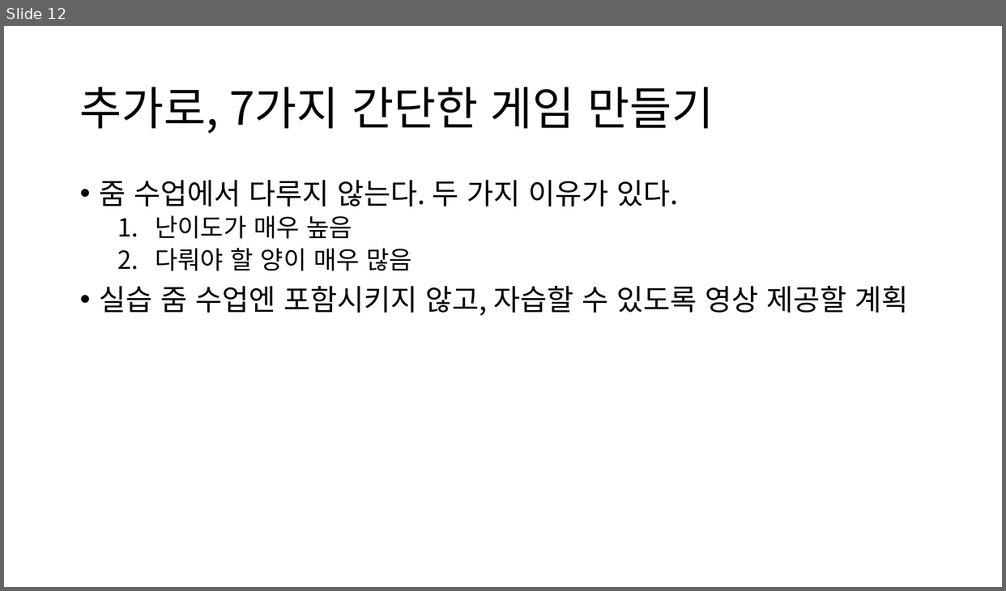
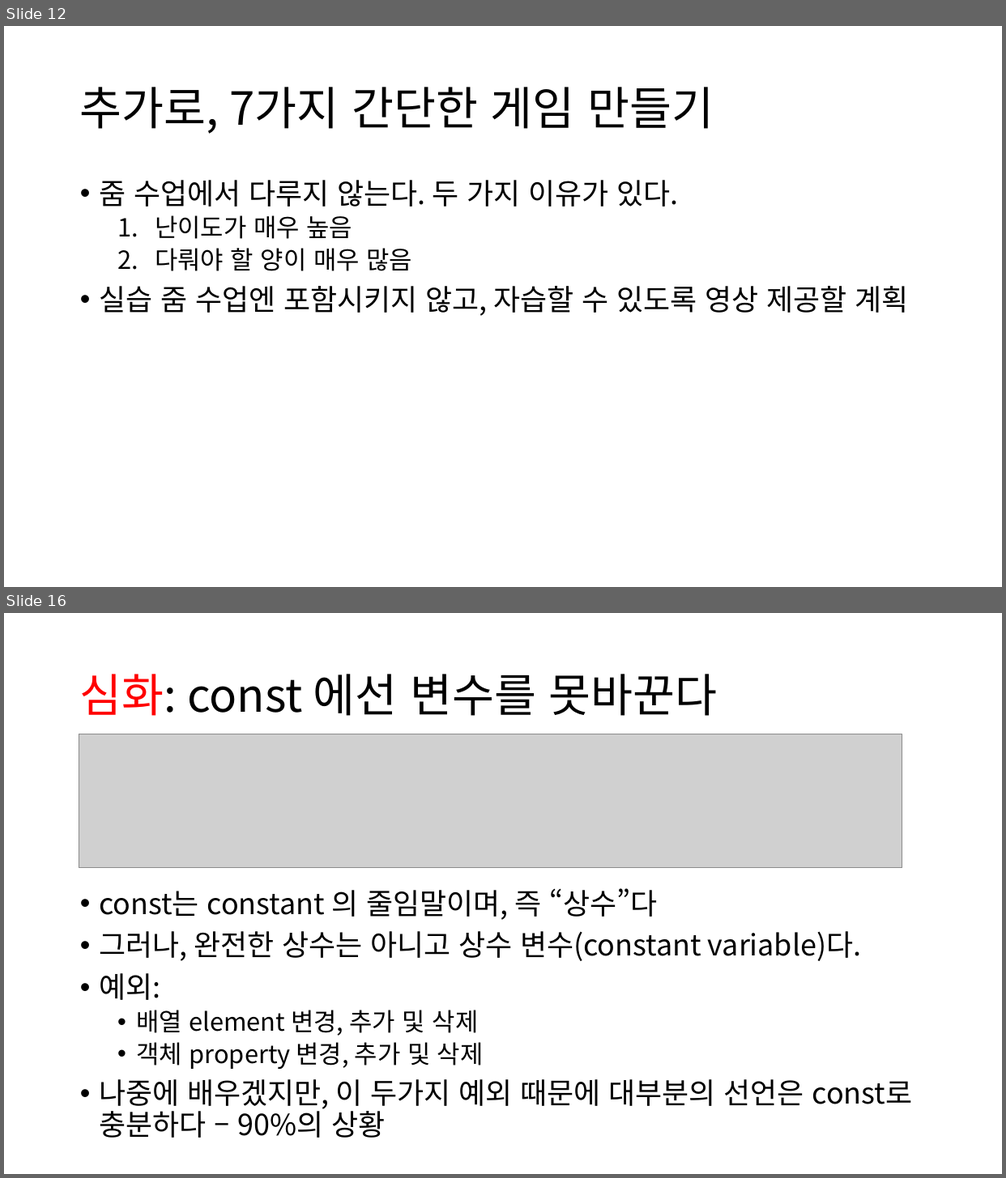
Before and after one commit to GNUCSAssistants/2021webprogramming, a slide deck: 수업/5. JavaScript (1)/PPT/5. JavaScript (1).pptx. Shown one above the other, each under a label of ours: slide 12 before the commit, slides 12 and 16 after it; the slides between them are not shown. The pictures are 1006x591 and 1006x1178 pixels, drawn with LibreOffice and Linux fonts; fonts in the diff are those of the drawing; grey boxes stand for pictures. Boxes give left, top, right and bottom in pixels: in the first picture for what was removed or moved away, otherwise in the second. Text is boxed around its words. In the diff, an @@ line names an element or a change of style, - is before the commit and + after.

```diff
--- a/수업/5. JavaScript (1)/PPT/5. JavaScript (1).pptx
+++ b/수업/5. JavaScript (1)/PPT/5. JavaScript (1).pptx
@@ slide 16 added at <box>4,613,1002,1174</box>, background #FFFFFF @@
@@ title added at <box>80,674,718,716</box>, 44 pt, text #000000 @@
+심화: const 에선 변수를 못바꾼다
@@ picture added at <box>79,735,902,868</box> @@
@@ text added at <box>99,888,913,1138</box>, 28 pt, text #000000 @@
+• const는 constant 의 줄임말이며, 즉 “상수”다
+• 그러나, 완전한 상수는 아니고 상수 변수(constant variable)다.
+• 예외:
+  • 배열 element 변경, 추가 및 삭제
+  • 객체 property 변경, 추가 및 삭제
+• 나중에 배우겠지만, 이 두가지 예외 때문에 대부분의 선언은 const로 충분하다 – 90%의 상황
```
Also in this commit, not shown: 1 slide changed, 28 other slides added, 1 other file.
